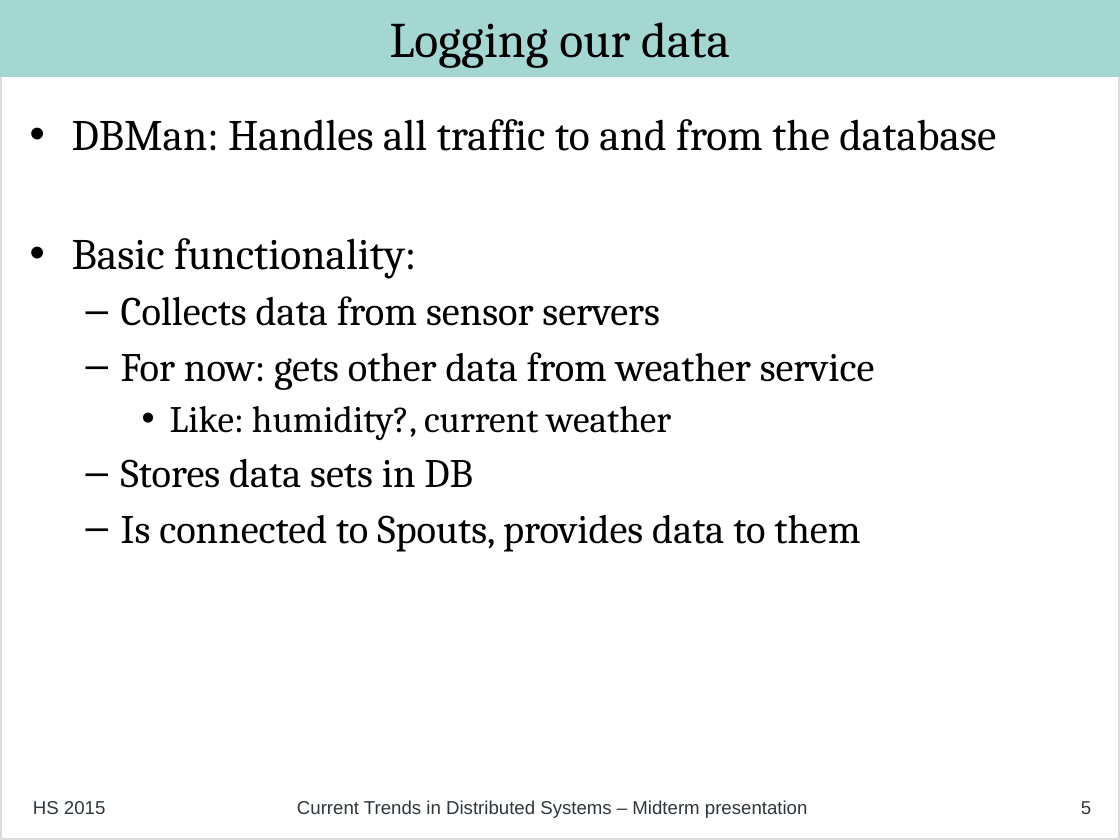
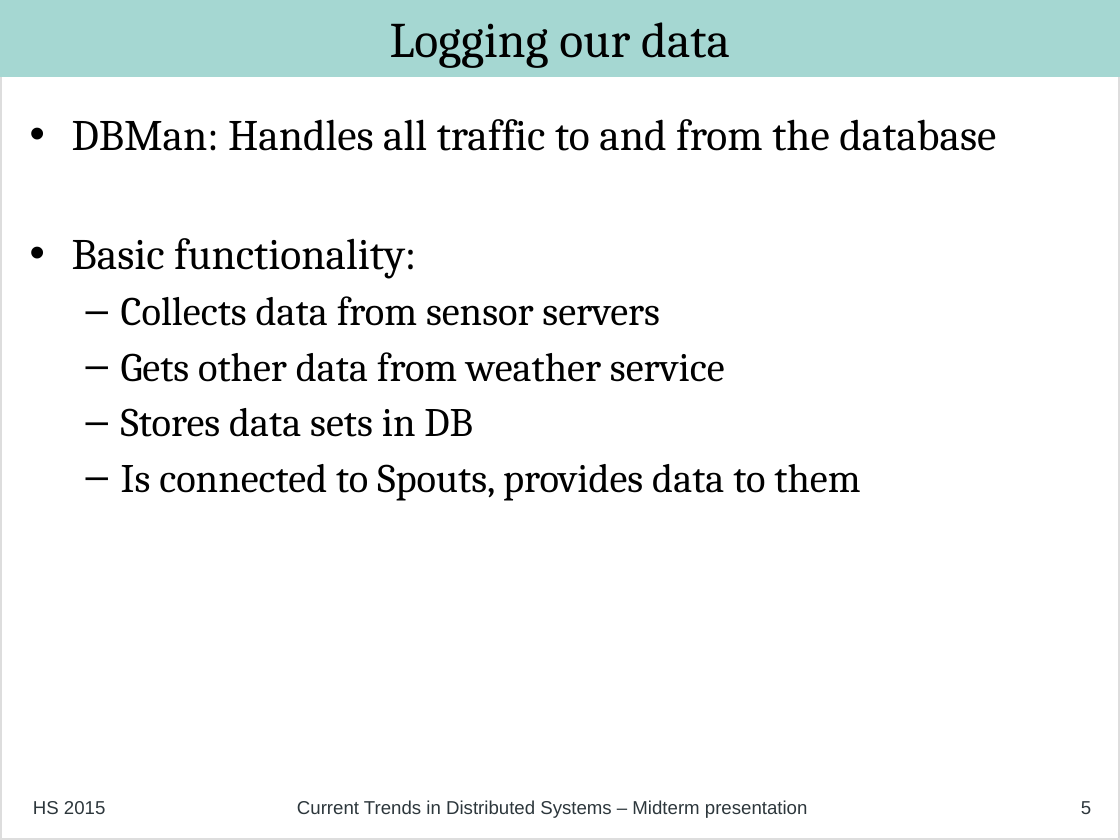
Before and after one commit to philipp-oldenburg/ctds-storm, a slide deck: slide 5 of Project-Weather-Station/Mid Term Presentation - Final.odp. Drawn at 1120x840 pixels with LibreOffice and Linux fonts; fonts in the diff are those of the drawing. Boxes give left, top, right and bottom in pixels: in the first picture for what was removed or moved away, otherwise in the second. Text is boxed around its words. In the diff, an @@ line names an element or a change of style, - is before the commit and + after.

Commit message:
small change to patrick's slide

```diff
--- a/Project-Weather-Station/Mid Term Presentation - Final.odp
+++ b/Project-Weather-Station/Mid Term Presentation - Final.odp
@@ text at bbox=[121, 352, 725, 382]: text changed @@
-  – For now: gets other data from weather service
-    • Like: humidity?, current weather
+  – Gets other data from weather service
```
